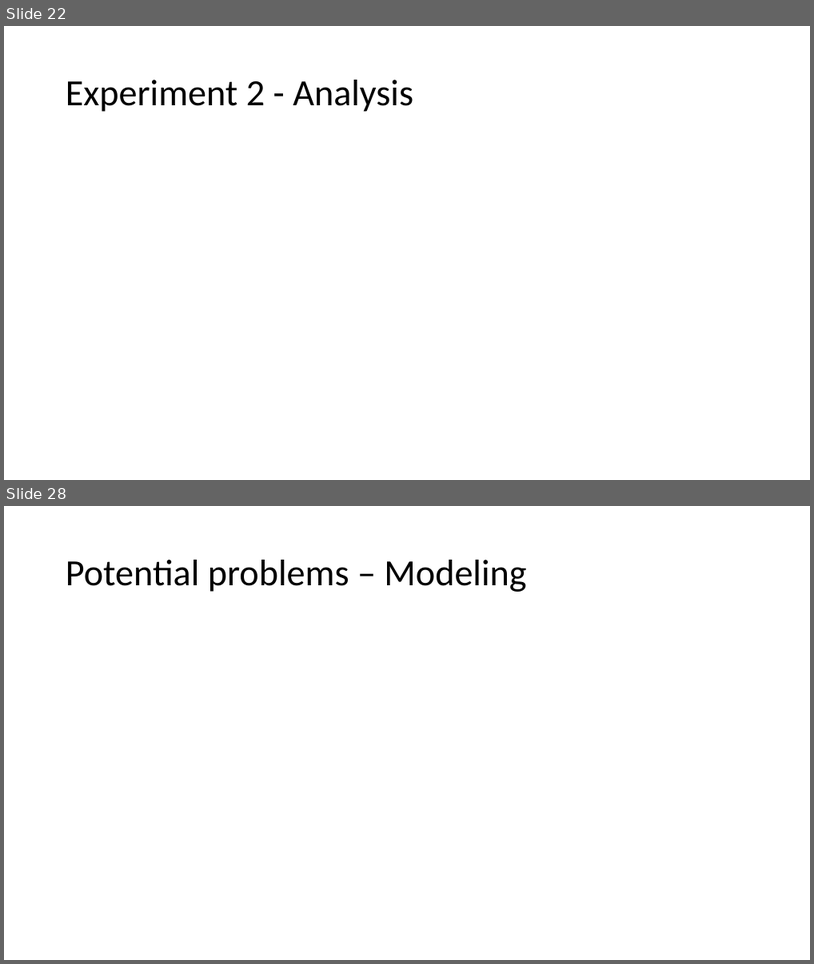
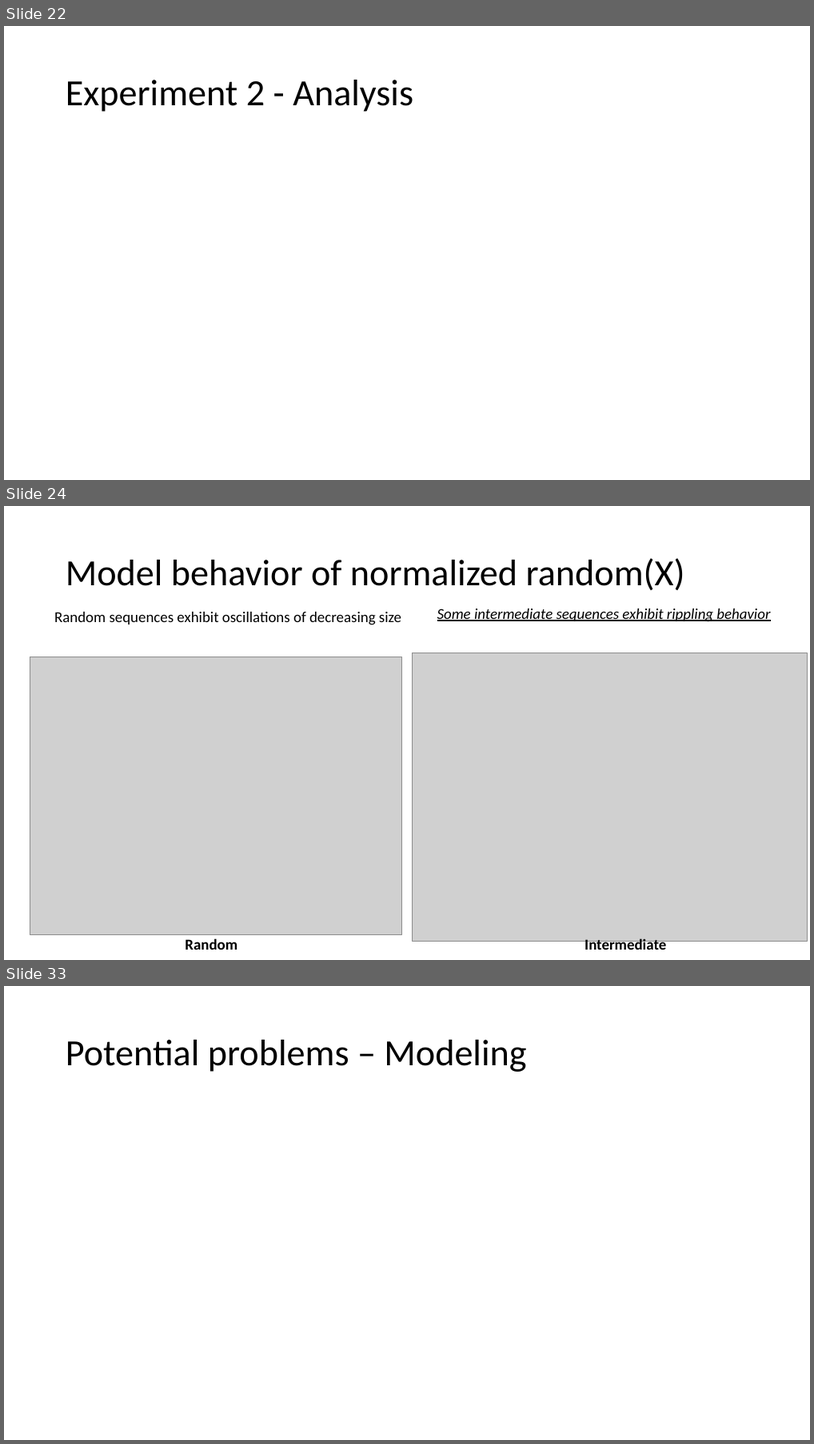
Before and after one commit to sradkani/CoCoSci, a slide deck: summary:papers/CogSci attempt.pptx. Shown one above the other, each under a label of ours: slides 22 and 28 before the commit, slides 22, 24 and 33 after it; the slides between them are not shown. The pictures are 814x964 and 814x1444 pixels, drawn with LibreOffice and Linux fonts; fonts in the diff are those of the drawing; grey boxes stand for pictures. Boxes give left, top, right and bottom in pixels: in the first picture for what was removed or moved away, otherwise in the second. Text is boxed around its words. In the diff, an @@ line names an element or a change of style, - is before the commit and + after.

```diff
--- a/summary:papers/CogSci attempt.pptx
+++ b/summary:papers/CogSci attempt.pptx
@@ slide 24 added at (x1=4, y1=506, x2=810, y2=960), background #FFFFFF @@
@@ title added at (x1=66, y1=558, x2=686, y2=590), 44 pt, text #000000 @@
+Model behavior of normalized random(X)
@@ text added at (x1=54, y1=612, x2=402, y2=625), 18 pt, text #000000 @@
+Random sequences exhibit oscillations of decreasing size
@@ text added at (x1=438, y1=608, x2=770, y2=622), 18 pt, text #000000, italic, underline @@
+Some intermediate sequences exhibit rippling behavior
@@ picture added at (x1=30, y1=656, x2=402, y2=935) @@
@@ picture added at (x1=413, y1=652, x2=807, y2=940) @@
@@ text added at (x1=185, y1=938, x2=238, y2=949), 18 pt, text #000000, bold @@
+Random
@@ text added at (x1=585, y1=938, x2=666, y2=953), 18 pt, text #000000, bold @@
+Intermediate
@@ what was slide 28 is now slide 33 @@
```
Also in this commit, not shown: 13 slides changed, 7 other slides added, 7 slides removed, 23 other files.
